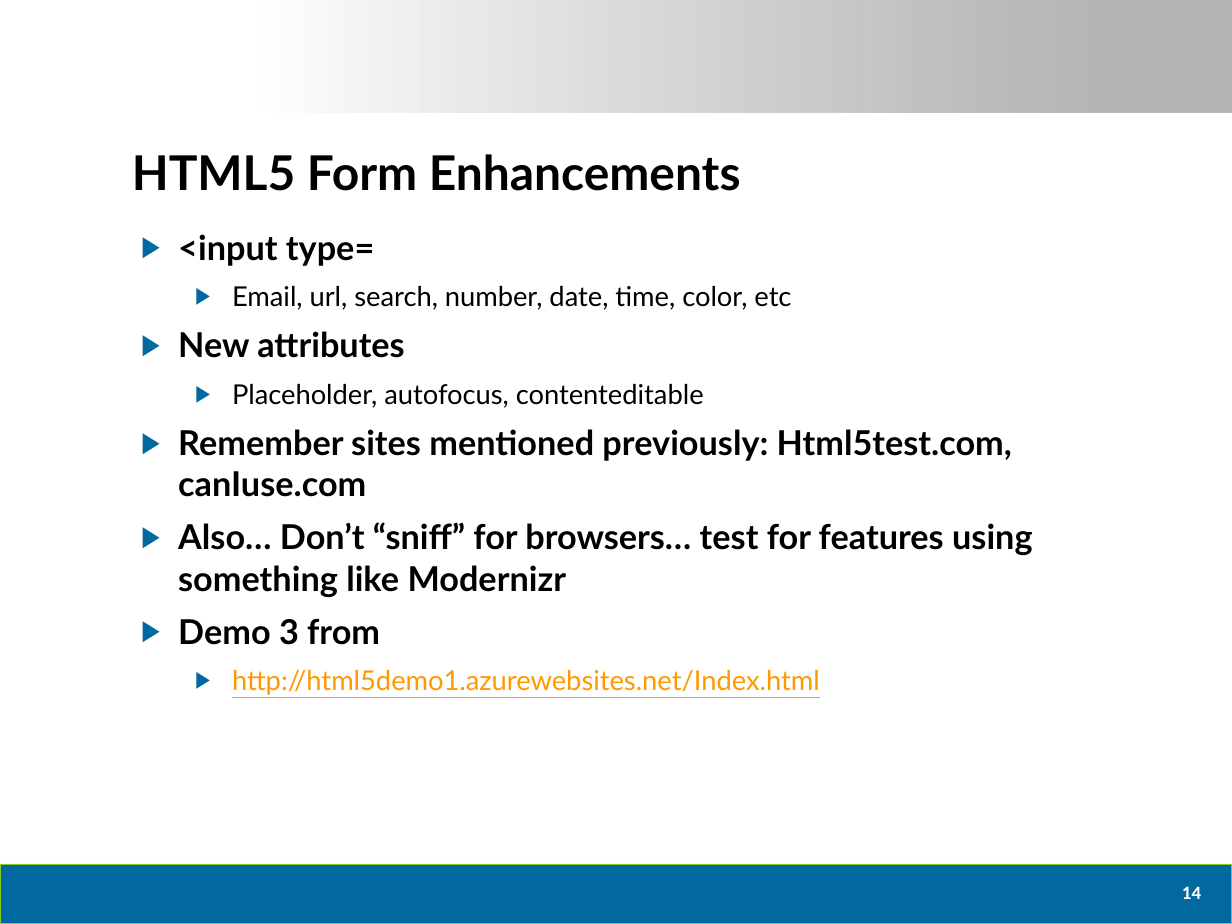
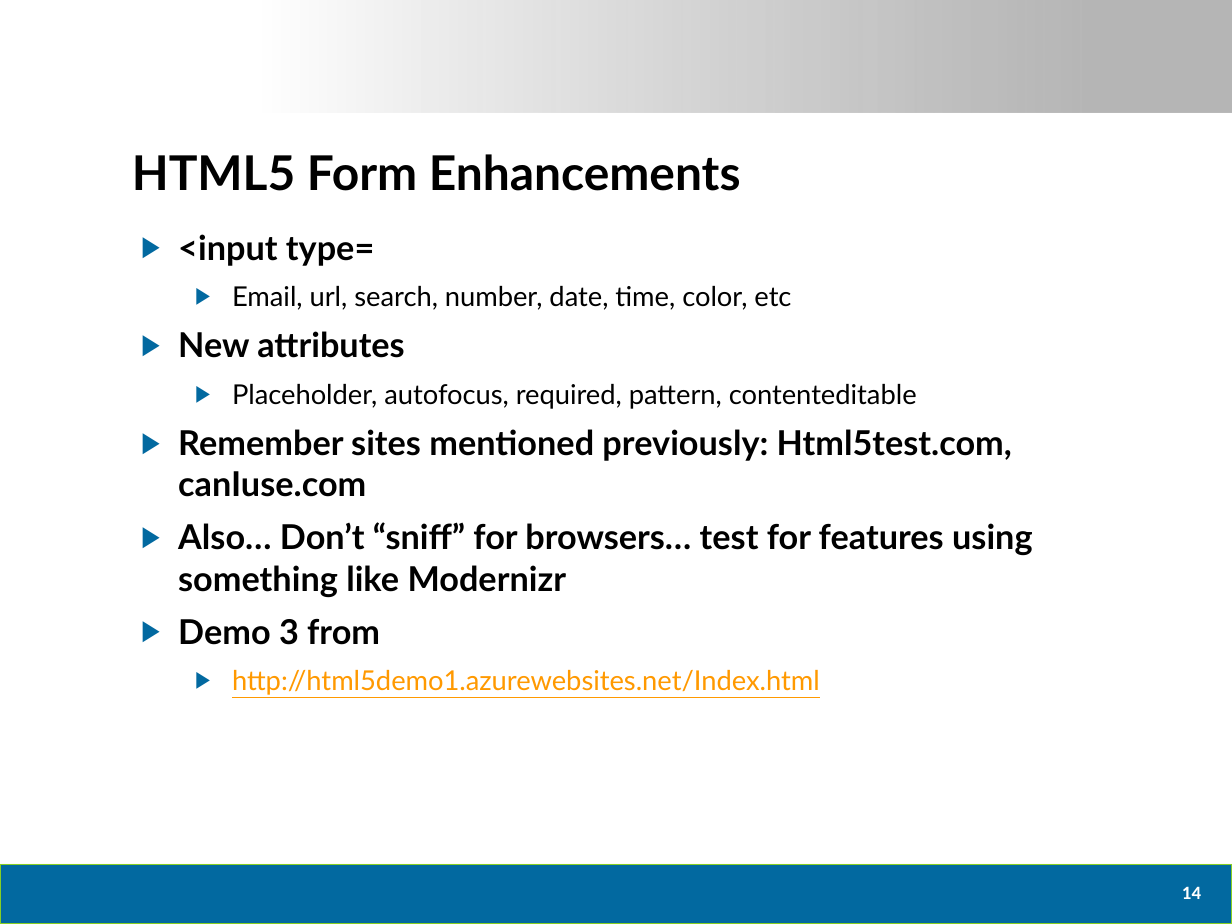
Before and after one commit to dtomyn/HTML5Demo1, a slide deck: slide 15 of Docs/2012 - Live360 Event Review (NEWER).pptx. Drawn at 1232x924 pixels with LibreOffice and Linux fonts; fonts in the diff are those of the drawing; background and template pictures are left out. Boxes give left, top, right and bottom in pixels: in the first picture for what was removed or moved away, otherwise in the second. Text is boxed around its words. In the diff, an @@ line names an element or a change of style, - is before the commit and + after.

```diff
--- a/Docs/2012 - Live360 Event Review (NEWER).pptx
+++ b/Docs/2012 - Live360 Event Review (NEWER).pptx
@@ text at <box>232,384,917,409</box>: text changed @@
-  ▶ Placeholder, autofocus, contenteditable
+  ▶ Placeholder, autofocus, required, pattern, contenteditable
```
Also in this commit, not shown: 1 other slide changed, 2 other files.
